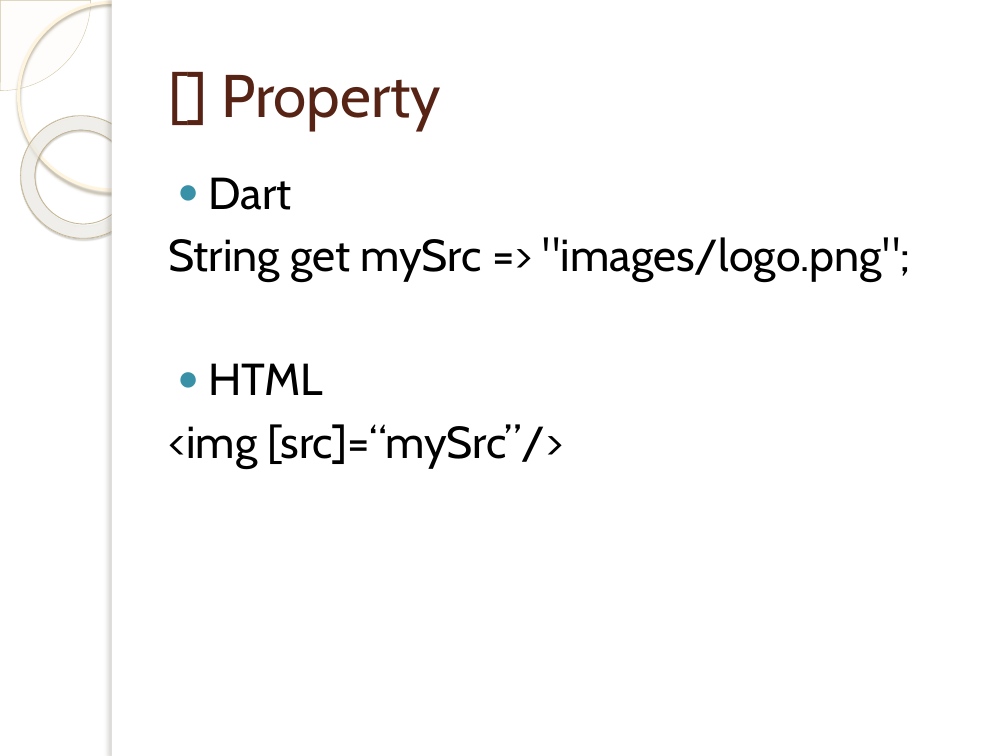
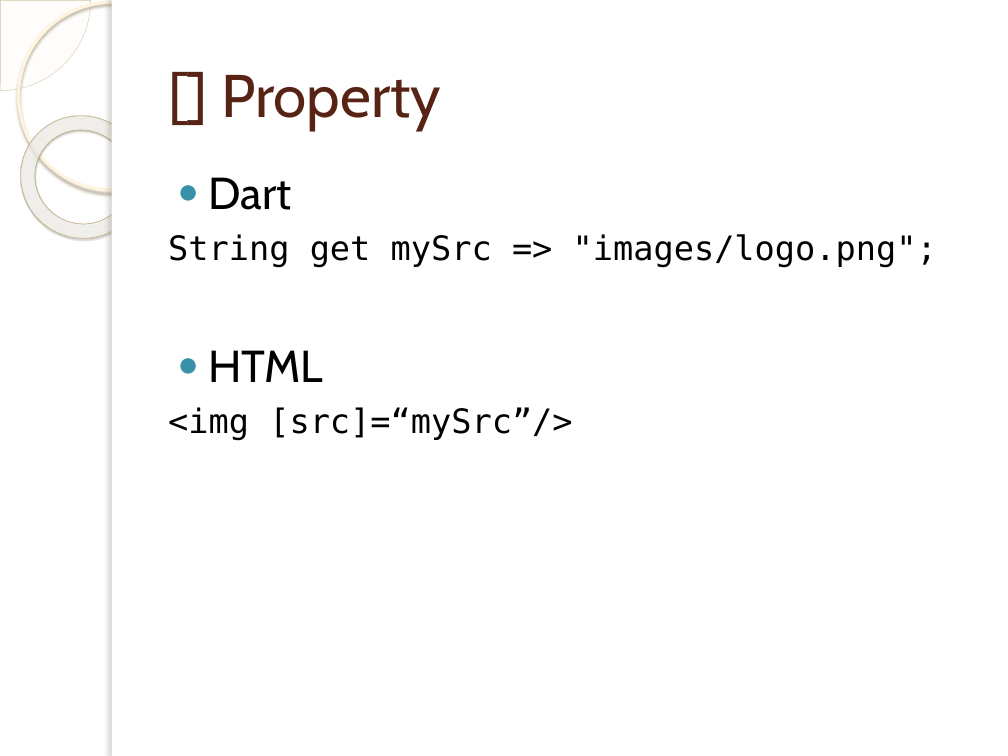
Before and after one commit to cdnielson/angular2presentation, a slide deck: slide 14 of Angular 2.pptx. Drawn at 1008x756 pixels with LibreOffice and Linux fonts; fonts in the diff are those of the drawing; background and template pictures are left out. Boxes give left, top, right and bottom in pixels: in the first picture for what was removed or moved away, otherwise in the second. Text is boxed around its words. In the diff, an @@ line names an element or a change of style, - is before the commit and + after.

```diff
--- a/Angular 2.pptx
+++ b/Angular 2.pptx
@@ text at <box>168,234,937,440</box>: size 32 to 24 pt, font Cabin to DejaVu Sans Mono in "String get mySrc => "images/logo.png";", "<img [src]=“mySrc”/>" @@
```
Also in this commit, not shown: 19 other slides changed, 1 other file.
